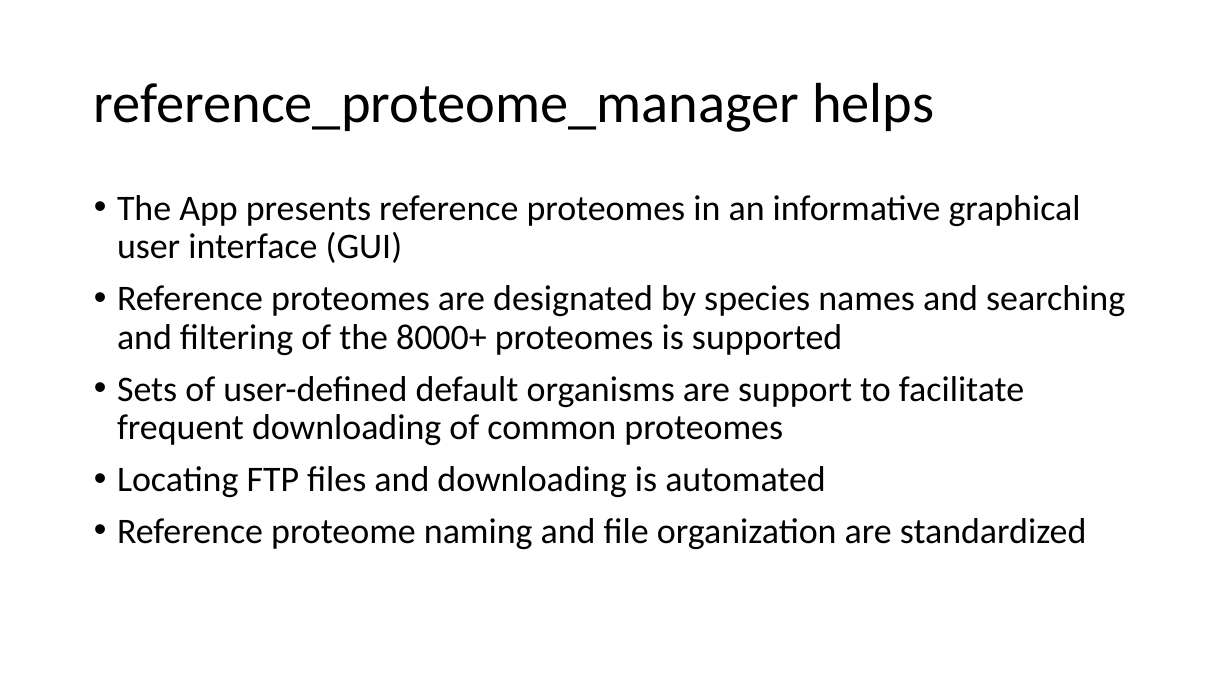
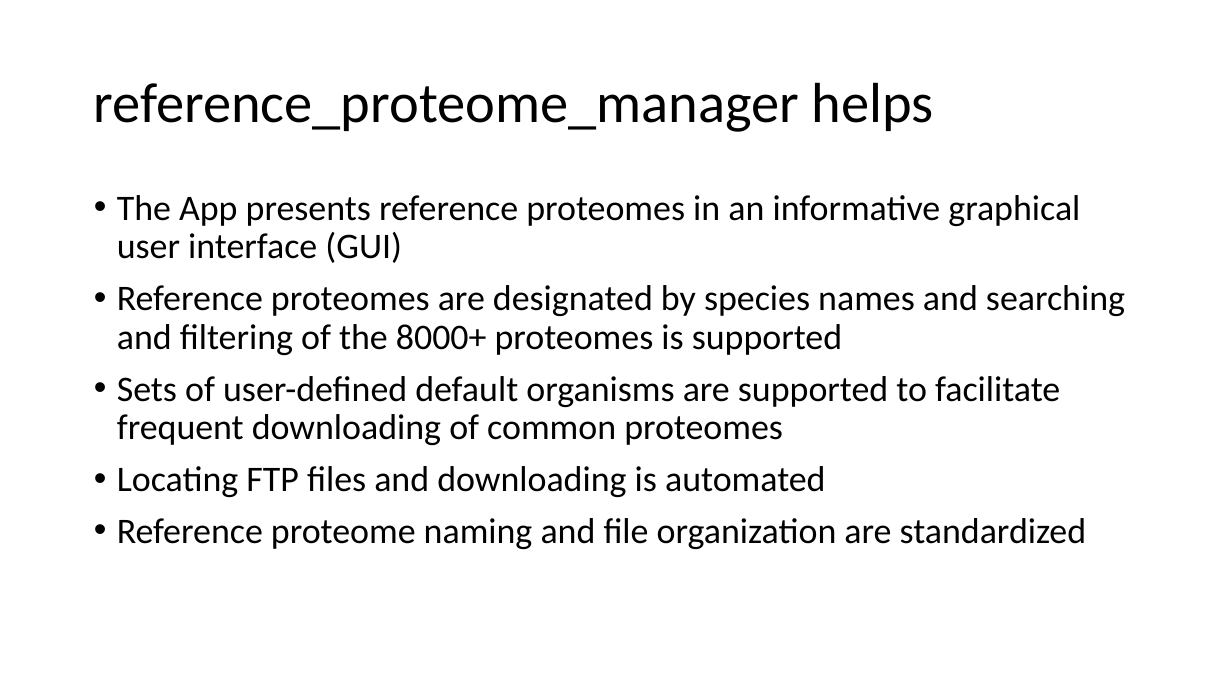
Before and after one commit to lily-liang12/Reference_Proteome_Manager, a slide deck: slide 5 of User Guide.pptx. Drawn at 1232x693 pixels with LibreOffice and Linux fonts; fonts in the diff are those of the drawing. Boxes give left, top, right and bottom in pixels: in the first picture for what was removed or moved away, otherwise in the second. Text is boxed around its words. In the diff, an @@ line names an element or a change of style, - is before the commit and + after.

Commit message:
Fixed Typos and updated reference_proteome_manager
Reference_Proteome_Manager: added additional database options
User Guide: Fixed Typos
reverse_fasta_PW2: Changed parameters to allow for contam path location

```diff
--- a/User Guide.pptx
+++ b/User Guide.pptx
@@ text at [117,376,1060,445]: text changed @@
-• Sets of user-defined default organisms are support to facilitate frequent downloading of common proteomes
+• Sets of user-defined default organisms are supported to facilitate frequent downloading of common proteomes
```
Also in this commit, not shown: 12 other slides changed, 2 other files.
